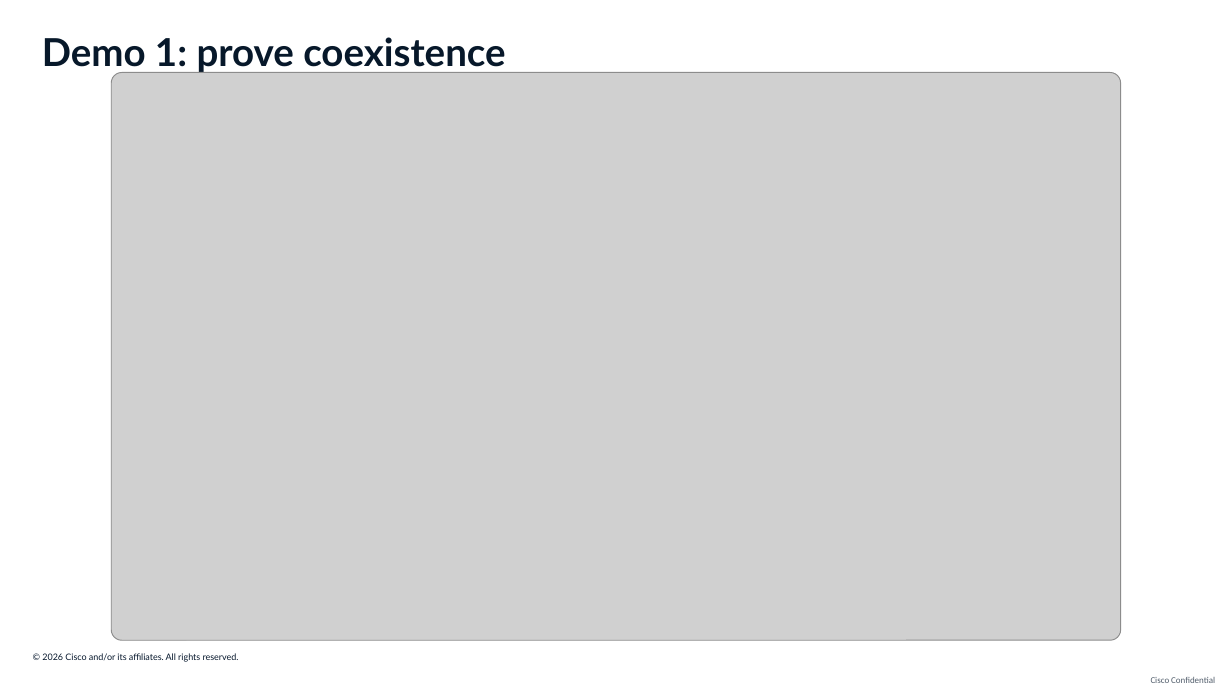
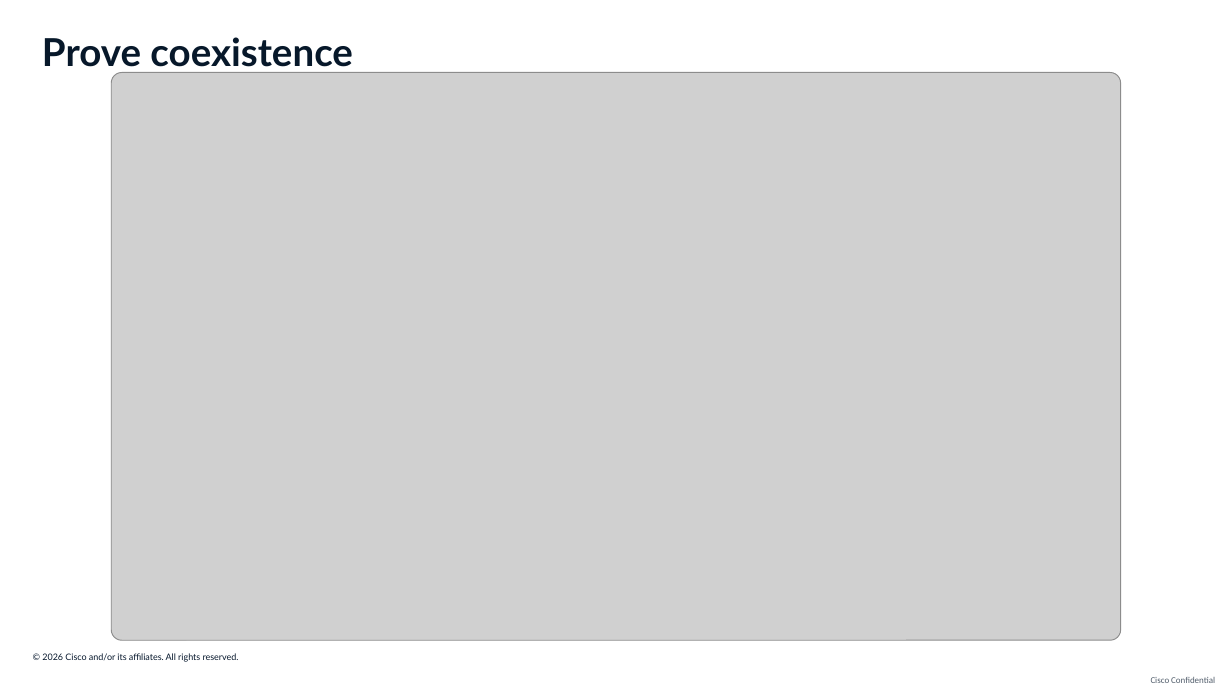
Before and after one commit to ajimenez1503/cilium-obi-demo, a slide deck: slide 18 of slides/cilium-obi-session-deck-latest.pptx. Drawn at 1232x693 pixels with LibreOffice and Linux fonts; fonts in the diff are those of the drawing; grey boxes stand for pictures; background and template pictures are left out. Boxes give left, top, right and bottom in pixels: in the first picture for what was removed or moved away, otherwise in the second. Text is boxed around its words. In the diff, an @@ line names an element or a change of style, - is before the commit and + after.

Commit message:
Clarify coexistence checks and animate latency result

```diff
--- a/slides/cilium-obi-session-deck-latest.pptx
+++ b/slides/cilium-obi-session-deck-latest.pptx
@@ text at [42,37,353,73]: text changed @@
-Demo 1: prove coexistence
+Prove coexistence
```
Also in this commit, not shown: 2 other slides changed, 1 slide added, 1 slide removed.
